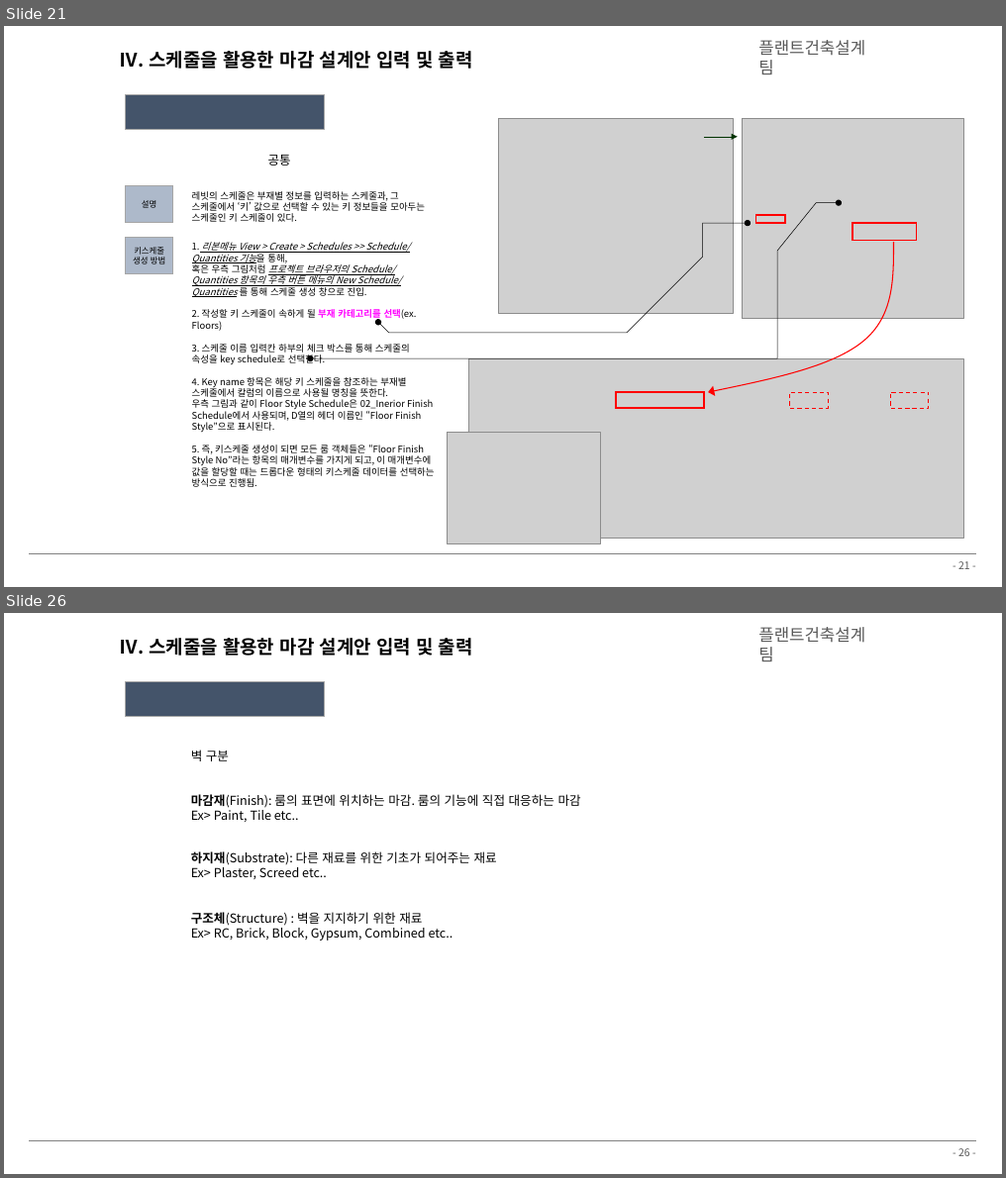
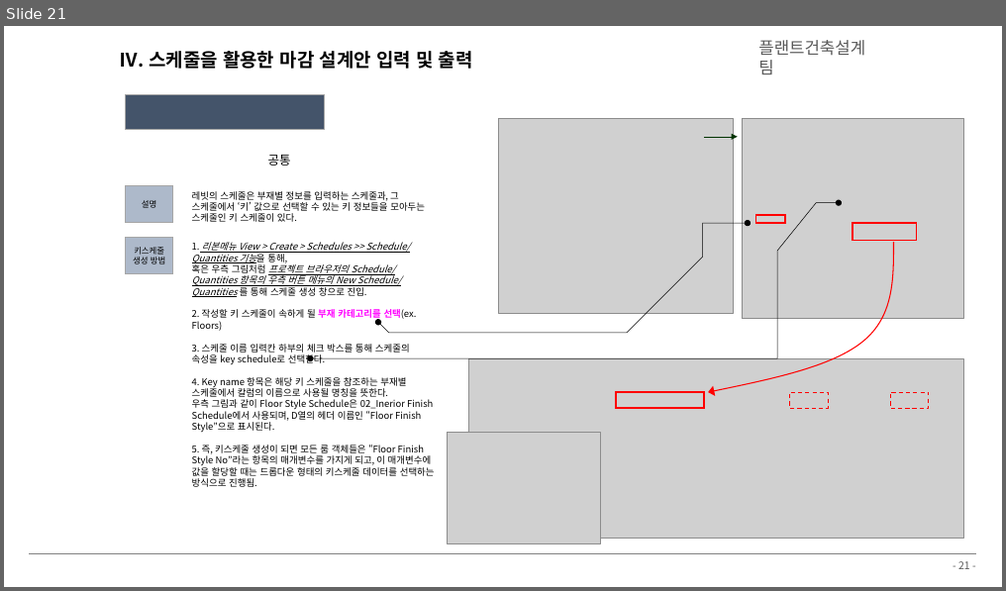
Before and after one commit to hnanmal/mQ, a slide deck: etc/_팀교육/플랜트건축설계팀_BIM 팀 교육자료(2024).pptx. Shown one above the other, each under a label of ours: slides 21 and 26 before the commit, slide 21 after it; the slides between them are not shown. The pictures are 1006x1178 and 1006x591 pixels, drawn with LibreOffice and Linux fonts; fonts in the diff are those of the drawing; grey boxes stand for pictures; background and template pictures are left out. Boxes give left, top, right and bottom in pixels: in the first picture for what was removed or moved away, otherwise in the second. Text is boxed around its words. In the diff, an @@ line names an element or a change of style, - is before the commit and + after.

```diff
--- a/etc/_팀교육/플랜트건축설계팀_BIM 팀 교육자료(2024).pptx
+++ b/etc/_팀교육/플랜트건축설계팀_BIM 팀 교육자료(2024).pptx
@@ slide 26 removed at box(4, 613, 1002, 1174), background #FFFFFF; not listed: 2 template elements that a slide beside it also shows @@
@@ text removed at box(120, 638, 473, 656) @@
-Ⅳ. 스케줄을 활용한 마감 설계안 입력 및 출력
@@ text removed at box(758, 627, 865, 662) @@
-플랜트건축설계팀
@@ rectangle removed at box(126, 682, 325, 717) @@
-A-2. 벽체 표준스타일
@@ text removed at box(191, 750, 229, 761) @@
-벽 구분
@@ text removed at box(191, 794, 581, 822) @@
-마감재(Finish): 룸의 표면에 위치하는 마감. 룸의 기능에 직접 대응하는 마감
-Ex> Paint, Tile etc..
@@ text removed at box(191, 852, 497, 879) @@
-하지재(Substrate): 다른 재료를 위한 기초가 되어주는 재료
-Ex> Plaster, Screed etc..
@@ text removed at box(191, 912, 453, 941) @@
-구조체(Structure) : 벽을 지지하기 위한 재료
-Ex> RC, Brick, Block, Gypsum, Combined etc..
```
Also in this commit, not shown: 7 slides changed, 2 other slides removed, 16 other files.
